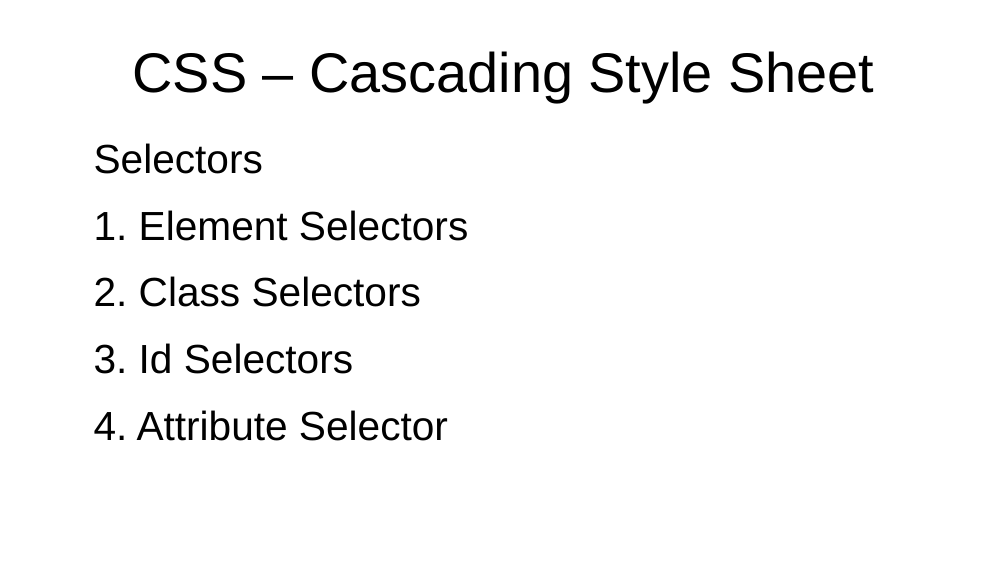
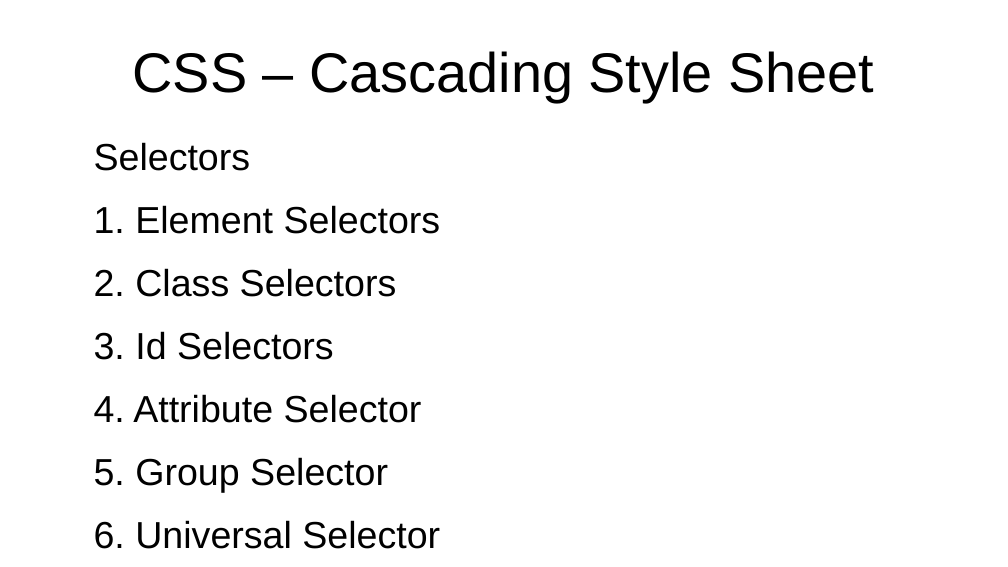
Before and after one commit to sam-rubin/exercises, a slide deck: slide 23 of Introduction_To_HTML.odp (slide 21 before the commit). Drawn at 1008x567 pixels with LibreOffice and Linux fonts; fonts in the diff are those of the drawing. Boxes give left, top, right and bottom in pixels: in the first picture for what was removed or moved away, otherwise in the second. Text is boxed around its words. In the diff, an @@ line names an element or a change of style, - is before the commit and + after.

```diff
--- a/Introduction_To_HTML.odp
+++ b/Introduction_To_HTML.odp
@@ text at bbox=[94, 142, 441, 423]: size 32 to 29.6 pt in "Selectors", "1. Element Selectors", "2. Class Selectors", "3. Id Selectors" and 1 more places @@
@@ text at bbox=[94, 457, 440, 549]: paragraphs added @@
+5. Group Selector
+6. Universal Selector
```
Also in this commit, not shown: 3 other slides changed, 16 slides added, 3 slides removed, 1 other file.
